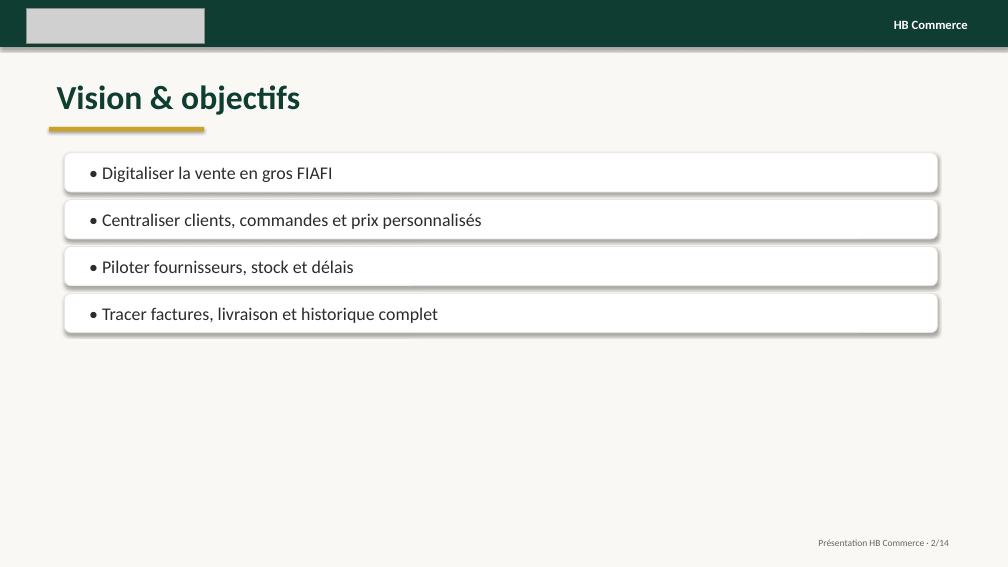
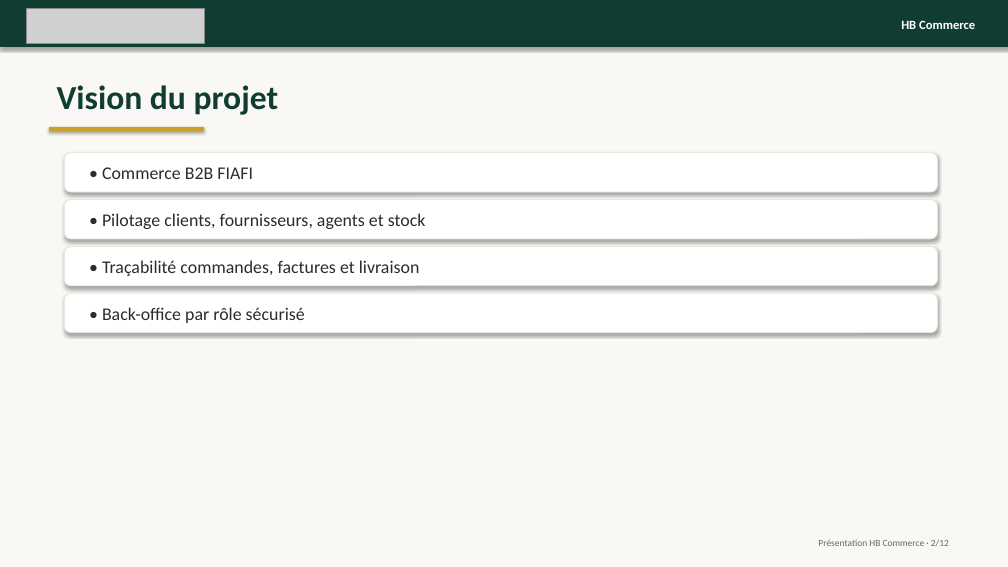
Before and after one commit to hbconsultingsrv-arch/hb-commerce, a slide deck: slide 2 of docs/presentation-hb-commerce.pptx. Drawn at 1008x567 pixels with LibreOffice and Linux fonts; fonts in the diff are those of the drawing; grey boxes stand for pictures. Boxes give left, top, right and bottom in pixels: in the first picture for what was removed or moved away, otherwise in the second. Text is boxed around its words. In the diff, an @@ line names an element or a change of style, - is before the commit and + after.

```diff
--- a/docs/presentation-hb-commerce.pptx
+++ b/docs/presentation-hb-commerce.pptx
@@ text "HB Commerce": place and size @@
-text "HB Commerce" at box(894, 20, 968, 29)
+text "HB Commerce" at box(901, 20, 975, 29)
@@ text at box(57, 85, 279, 115): text changed @@
-Vision & objectifs
+Vision du projet
@@ text at box(102, 167, 253, 179): text changed @@
-• Digitaliser la vente en gros FIAFI
+• Commerce B2B FIAFI
@@ text at box(102, 213, 426, 229): text changed @@
-• Centraliser clients, commandes et prix personnalisés
+• Pilotage clients, fournisseurs, agents et stock
@@ text at box(102, 260, 420, 276): text changed @@
-• Piloter fournisseurs, stock et délais
+• Traçabilité commandes, factures et livraison
@@ text at box(102, 307, 305, 323): text changed @@
-• Tracer factures, livraison et historique complet
+• Back-office par rôle sécurisé
```
Also in this commit, not shown: 9 other slides changed, 2 slides added, 4 slides removed, 1 other file.
